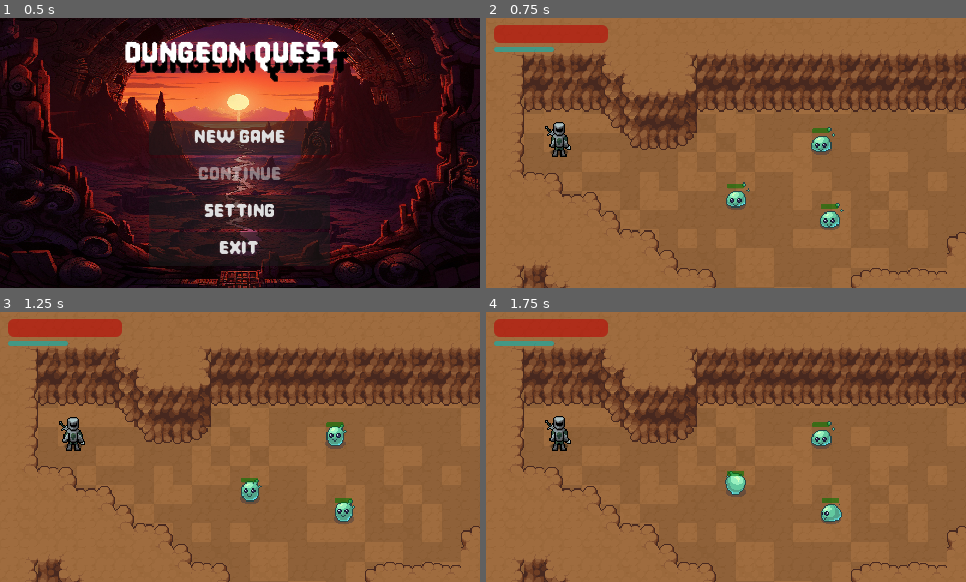
Above: before the commit, frames 1-4 (two rows, left to right).
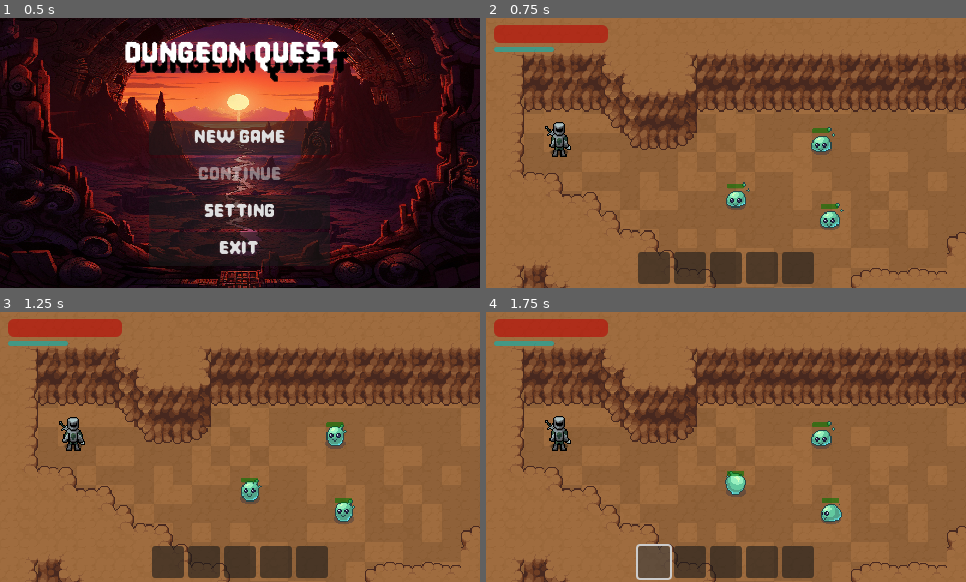
Above: after the commit, the same moments.

Repository: CRayuth/DungeonQuest
Game: Godot game, scene res://GUI/Mainmenu/main_menu.tscn
Two runs of this game, one before a commit and one after it. Both use one fixed random seed, a clock stepped at 60 frames per second and the inputs below. Sound files missing from this copy of the repository are replaced by a short silence.
Inputs (mouse positions are in pixels of both pictures, inside the frame that each line leads up to):
- Up to frame 1 (0.5 s): no input
- Up to frame 2 (0.75 s): click "New Game" at 0.5 s
- Up to frame 3 (1.25 s): no input
- Up to frame 4 (1.75 s): click (654, 563) at 1.27 s

Frame 1 is identical in both runs. In frame 2, 3.9% of the frame differs, in the area x 31-69%, y 86-99%; in frame 3, 3.9%; in frame 4, 4.1%, in the area x 31-69%, y 85-100%.

Commit message:
update hotbar for player

Diff:
--- /dev/null
+++ b/GUI/player_hud/hotbar.gd
@@ -0,0 +1,46 @@
+class_name Hotbar
+extends HBoxContainer
+
+const INVENTORY_SLOT = preload("res://GUI/pause_game/inventory/inventory_slot.tscn")
+
+var slots: Array = []
+
+func _ready() -> void:
+	if PlayerManager.INVENTORY_DATA:
+		PlayerManager.INVENTORY_DATA.changed.connect(update_hotbar)
+		update_hotbar()
+
+func update_hotbar() -> void:
+	for c in get_children():
+		c.queue_free()
+	slots.clear()
+
+	var data = PlayerManager.INVENTORY_DATA
+	var hotbar_size = min(5, data.slots.size())
+	for i in range(hotbar_size):
+		var s = data.slots[i]
+		var new_slot = INVENTORY_SLOT.instantiate()
+		add_child(new_slot)
+		new_slot.slot_data = s
+		new_slot.slot_index = i
+		new_slot.inventory_data = data
+		slots.append(new_slot)
+
+func _unhandled_input(event: InputEvent) -> void:
+	# Ignore input if paused
+	if get_tree().paused:
+		return
+
+	if event is InputEventKey and event.pressed and not event.echo:
+		match event.keycode:
+			KEY_1: use_slot(0)
+			KEY_2: use_slot(1)
+			KEY_3: use_slot(2)
+			KEY_4: use_slot(3)
+			KEY_5: use_slot(4)
+
+func use_slot(index: int) -> void:
+	if index < slots.size():
+		var slot_ui = slots[index]
+		if slot_ui.slot_data and slot_ui.slot_data.item_data:
+			slot_ui.item_pressed()
--- a/GUI/player_hud/player_hud.tscn
+++ b/GUI/player_hud/player_hud.tscn
@@ -6,6 +6,7 @@
 [ext_resource type="AudioStream" uid="uid://bxlbd1u8beqsj" path="res://background_audio.mp3" id="3_oghrr"]
 [ext_resource type="AudioStream" uid="uid://btoydbb6hhg8t" path="res://Enemy/Boss/Audio/john_evil-evil-boss-theme-431859.mp3" id="3_yhjvm"]
 [ext_resource type="AudioStream" uid="uid://bgs2khvcupxkr" path="res://Enemy/Boss/Audio/Victory Sound Effect - Der Test.mp3" id="4_sysqg"]
+[ext_resource type="Script" path="res://GUI/player_hud/hotbar.gd" id="5_hotbar"]
 
 [node name="PlayerHud" type="CanvasLayer"]
 script = ExtResource("1_oghrr")
@@ -34,3 +35,17 @@
 [node name="BGM" type="AudioStreamPlayer2D" parent="."]
 stream = ExtResource("3_oghrr")
 volume_db = -15.0
+
+[node name="Hotbar" type="HBoxContainer" parent="."]
+anchors_preset = 7
+anchor_left = 0.5
+anchor_top = 1.0
+anchor_right = 0.5
+anchor_bottom = 1.0
+offset_left = -84.0
+offset_top = -36.0
+offset_right = 84.0
+offset_bottom = -4.0
+grow_horizontal = 2
+grow_vertical = 0
+script = ExtResource("5_hotbar")
Not shown, added: GUI/player_hud/hotbar.gd.uid
Not shown: 1 places in GUI/player_hud/player_hud.tscn that only renumber resources
